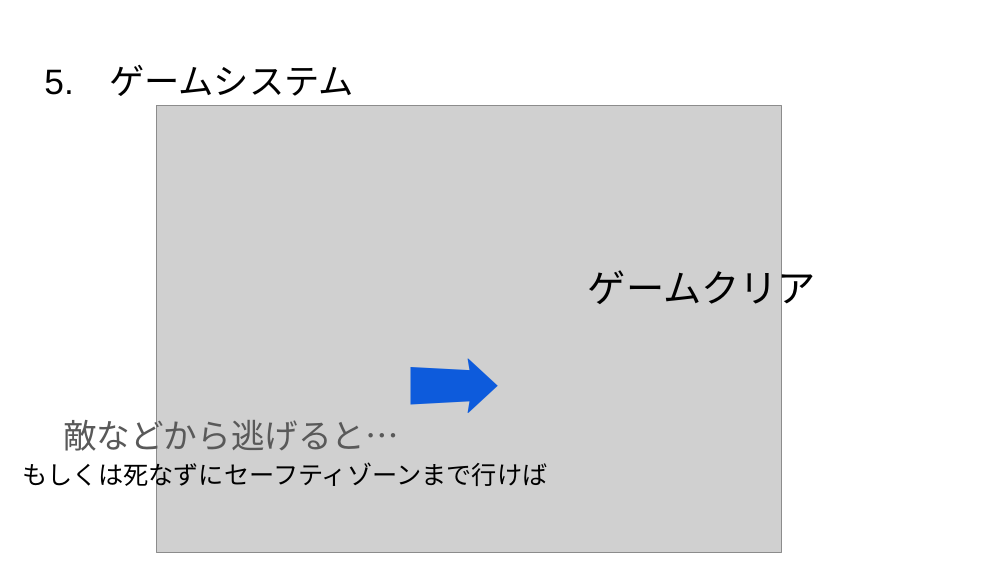
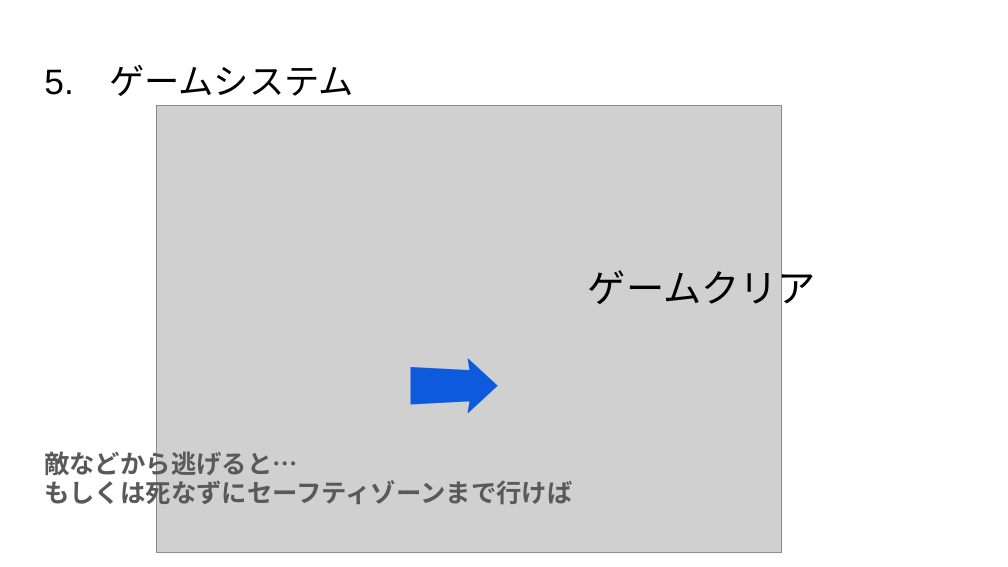
Before and after one commit to 2022Game/02Ikenaga, a slide deck: slide 7 of 3DLv2_2023_vs2019_Game/Plan/企画書.pptx. Drawn at 1008x567 pixels with LibreOffice and Linux fonts; fonts in the diff are those of the drawing; grey boxes stand for pictures. Boxes give left, top, right and bottom in pixels: in the first picture for what was removed or moved away, otherwise in the second. Text is boxed around its words. In the diff, an @@ line names an element or a change of style, - is before the commit and + after.

```diff
--- a/3DLv2_2023_vs2019_Game/Plan/企画書.pptx
+++ b/3DLv2_2023_vs2019_Game/Plan/企画書.pptx
@@ text "敵などから逃げると…": place and size @@
-text "敵などから逃げると…" at box(63, 413, 399, 457)
+text "敵などから逃げると…" at box(44, 447, 572, 509)
@@ text at box(44, 447, 298, 480): size 24 to 18.1 pt, bold on in "敵などから逃げると…"; line spacing 1.15 to 0.95 @@
@@ text removed at box(23, 459, 548, 491) @@
-もしくは死なずにセーフティゾーンまで行けば
@@ text at box(44, 476, 572, 509): paragraph added @@
+もしくは死なずにセーフティゾーンまで行けば
```
Also in this commit, not shown: 16 other files.
